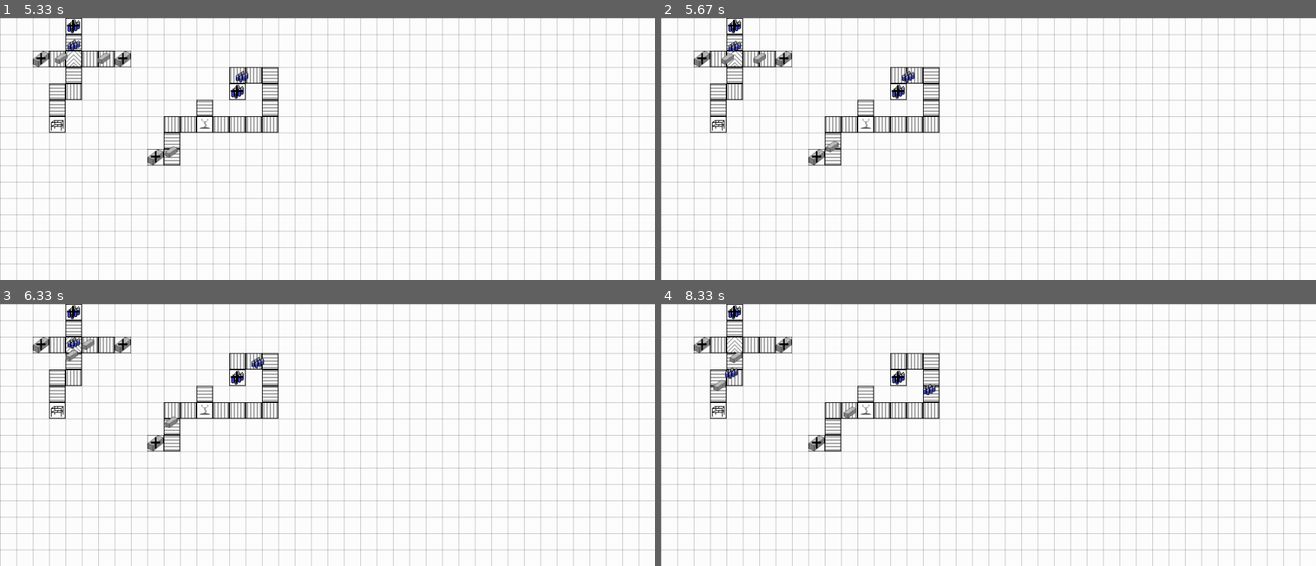
Above: before the commit, frames 1-4 (two rows, left to right).
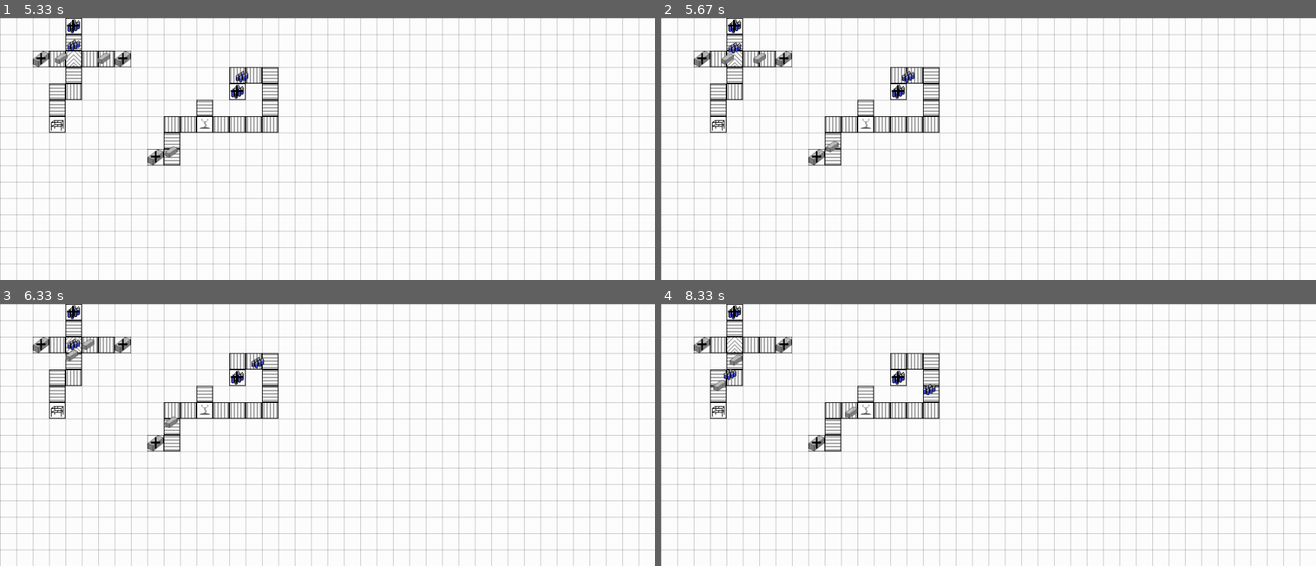
Above: after the commit, the same moments.

Repository: TobiasScheuer/PyGame-Simulations-other
Game: pygame game, started from FactorySim.py
The game is run twice, just before and just after one commit, with the same random seed, the same clock (stepped at 60 frames per second) and the same inputs.
Inputs:
- Up to frame 1 (5.33 s): no input
- Up to frame 2 (5.67 s): no input
- Up to frame 3 (6.33 s): no input
- Up to frame 4 (8.33 s): no input

Frame 1 is identical in both runs. In frame 2, less than 0.1% of the frame differs, in the area x 10-13%, y 8-14%; in frame 3, less than 0.1%; in frame 4, 0.2%, in the area x 9-30%, y 18-44%.

Commit message:
fix[collision_boxes]: reduced the boxes to self.size + 1 so products move up to interface boundaries

Diff:
--- a/FactorySim.py
+++ b/FactorySim.py
@@ -178,9 +178,14 @@
 		tempimage = pygame.image.load("res/factory/storage.png").convert()
 		self.image = pygame.transform.smoothscale(tempimage, self.size)
 		self.get_interfaces()
+		print(self.input_rect)
 
 	def update(self):
-		pass
+		for i, product in enumerate(PRODUCTS):
+			index = product.rect.collidelist(self.input_rect)
+			if index > -1:
+				new_coordinates = (self.rect[0]+2, self.rect[1]+2)
+				product.rect.update(new_coordinates, product.size)
 
 class Logistics(Resources):
 	"""
@@ -561,14 +566,14 @@
 					if yclip:	# evaluates if yclip has contents and there is inside the
 						if logistic.direction == "up":
 							if upc == 0:
-								collision_box = pygame.Rect(self.rect[0], self.rect[1]-3, self.size[0], self.size[1]+3)
+								collision_box = pygame.Rect(self.rect[0], self.rect[1]-1, self.size[0], self.size[1]+1)
 								collision = check_collision(self.rect, collision_box, False)
 								if collision == False:
 									self.rect = self.rect.move(0,-1)
 								upc += 1
 						elif logistic.direction == "down":
 							if downc == 0:
-								collision_box = pygame.Rect(self.rect[0], self.rect[1], self.size[0], self.size[1]+3)
+								collision_box = pygame.Rect(self.rect[0], self.rect[1], self.size[0], self.size[1]+1)
 								collision = check_collision(self.rect, collision_box, False)
 								if collision == False:
 									self.rect = self.rect.move(0,1)
@@ -578,14 +583,14 @@
 					if xclip:	# evaluates if yclip has contents and there is inside the
 						if logistic.direction == "left":
 							if leftc == 0:
-								collision_box = pygame.Rect(self.rect[0]-3, self.rect[1], self.size[0]+3, self.size[1])
+								collision_box = pygame.Rect(self.rect[0]-1, self.rect[1], self.size[0]+1, self.size[1])
 								collision = check_collision(self.rect, collision_box, False)
 								if collision == False:
 									self.rect = self.rect.move(-1,0)
 								leftc += 1
 						elif logistic.direction == "right":
 							if rightc == 0:
-								collision_box = pygame.Rect(self.rect[0], self.rect[1], self.size[0]+3, self.size[1])
+								collision_box = pygame.Rect(self.rect[0], self.rect[1], self.size[0]+1, self.size[1])
 								collision = check_collision(self.rect, collision_box, False, )
 								if collision == False:
 									self.rect = self.rect.move(1,0)
